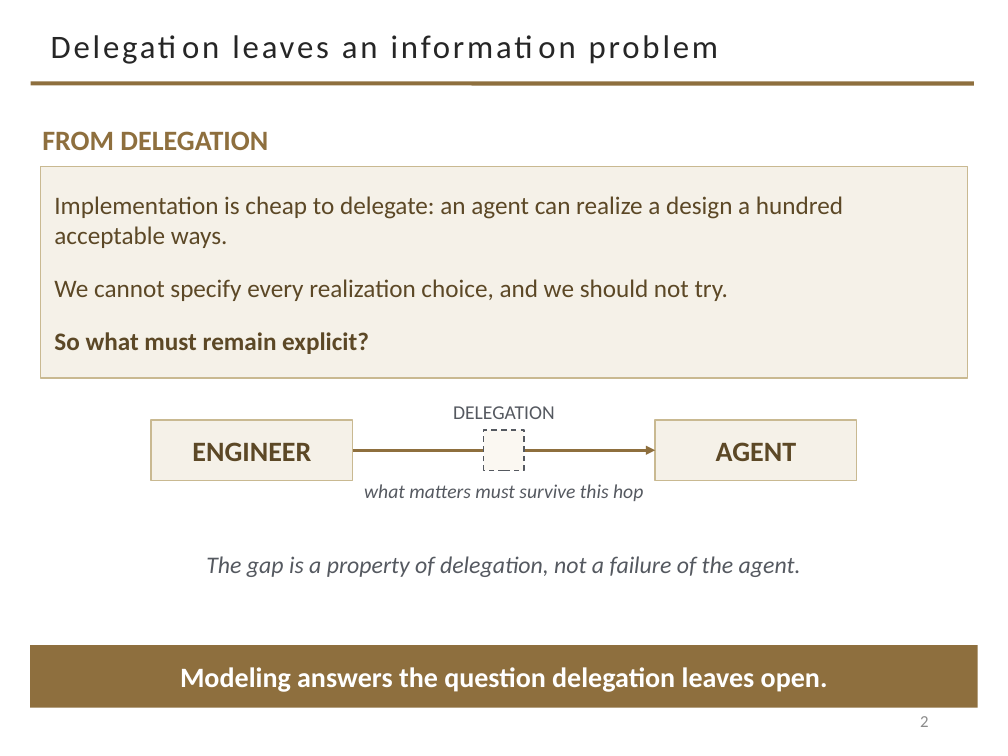
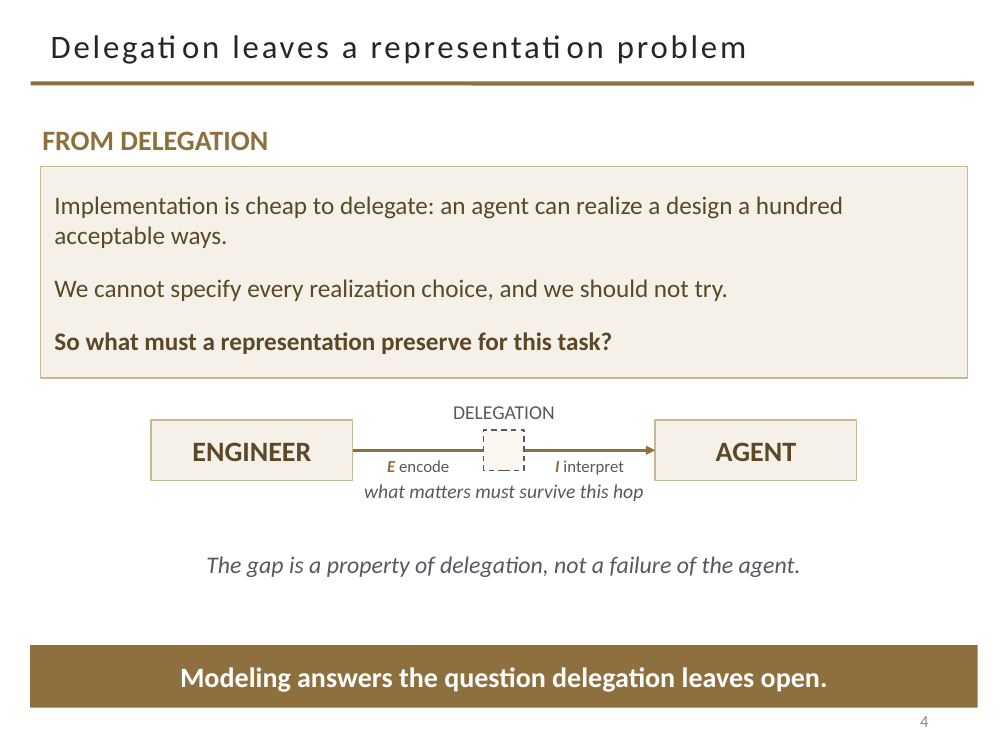
Before and after one commit to davisjam/model-based-agentic-software-engineering, a slide deck: slide 4 of course/lectures/act-2-delegation-and-control/02-modeling/2-2-Modeling-1-Purposeful-Reduction.pptx (slide 2 before the commit). Drawn at 1008x756 pixels with LibreOffice and Linux fonts; fonts in the diff are those of the drawing; background and template pictures are left out. Boxes give left, top, right and bottom in pixels: in the first picture for what was removed or moved away, otherwise in the second. Text is boxed around its words. In the diff, an @@ line names an element or a change of style, - is before the commit and + after.

```diff
--- a/course/lectures/act-2-delegation-and-control/02-modeling/2-2-Modeling-1-Purposeful-Reduction.pptx
+++ b/course/lectures/act-2-delegation-and-control/02-modeling/2-2-Modeling-1-Purposeful-Reduction.pptx
@@ title at [232, 35, 746, 64]: text changed @@
-Delegation leaves an information problem
+Delegation leaves a representation problem
@@ text in rectangle at [54, 332, 613, 354]: text changed @@
-So what must remain explicit?
+So what must a representation preserve for this task?
@@ text added at [387, 460, 449, 472], 12 pt, text #555960 @@
+E encode
@@ text added at [555, 460, 623, 475], 12 pt, text #555960 @@
+I interpret
@@ page number at [920, 716, 928, 727]: text changed @@
-2
+4
```
Also in this commit, not shown: 2 slides added, 2 slides removed.
